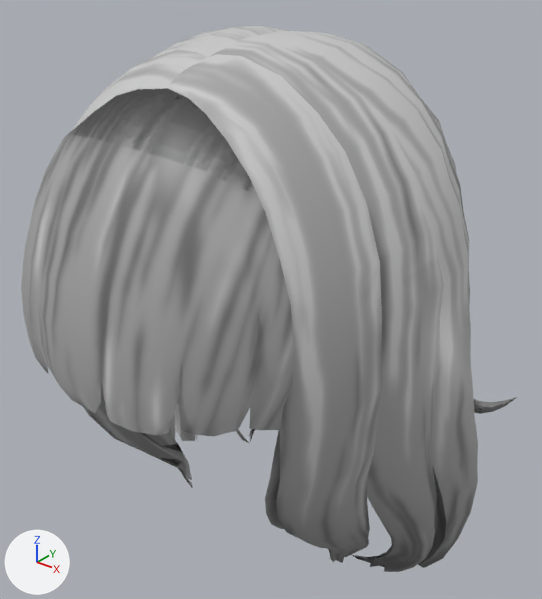
One commit to the glTF model public/models/hair_bob01.glb: the scene before it, then after it.
Both versions are drawn from a 50 mm camera at (0.206, -0.254, 0.182) aimed at (0.003, -0.001, 0.025). Arrows for +X, +Y and +Z are at lower left; the lights stay in place. The first picture is the older version. Vertices at exactly the same position are counted once.

The first picture shows 'hair_bob01'.
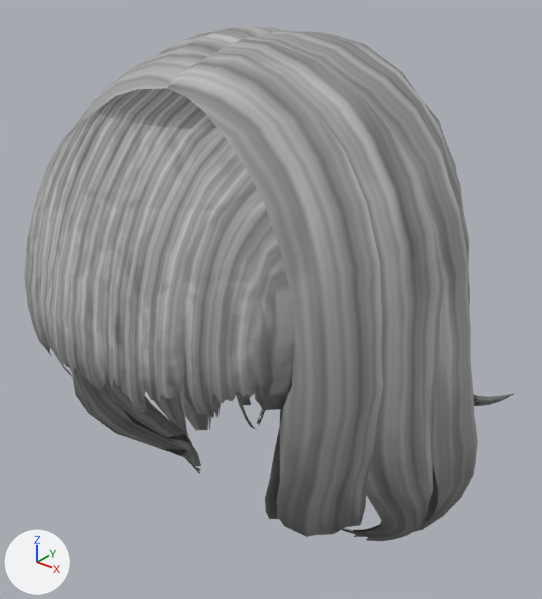
Where the change shows, as pixel boxes (x1, y1, x2, y2) in the pictures (542 x 599 px; the box of a moved part takes in the faces that stretch with it):
```json
{"object": "hair_bob01", "change": "surface changed, reshaped", "before": [21, 26, 517, 572], "after": [24, 26, 515, 541]}
{"part": 1, "of": "me_hair_bob01", "change": "moved or reshaped", "before": [84, 388, 517, 572], "after": [74, 373, 515, 541]}
{"part": 2, "of": "me_hair_bob01", "change": "moved or reshaped", "before": [21, 96, 312, 436], "after": [24, 86, 294, 416]}
{"part": 3, "of": "me_hair_bob01", "change": "surface changed", "before": [21, 26, 517, 572], "after": [24, 26, 515, 541]}
```

Edits to the scene script, one JSON object a line:
```json
{"op": "add", "block": "img_hair_bob01_tex", "code": ["img_hair_bob01_tex = load_image('hair_bob01_tex', '_unpacked/hair_bob01_tex', 1024, 1024, 'sRGB')"]}
{"block": "mat_hair_bob01_mat", "where": "n0 = _N.new('ShaderNodeBsdfPrincipled'); n0.name = 'Principled BSDF'"}
{"op": "set", "path": "n0.inputs[2].default_value", "old": "0.42", "new": "0.58", "note": "'Roughness'"}
{"block": "mat_hair_bob01_mat", "where": "n4 = _N.new('ShaderNodeTexImage'); n4.name = 'Image Texture'"}
{"op": "set", "path": "n4.image", "old": "img_image_0", "new": "img_hair_bob01_tex"}
{"block": "me_hair_bob01", "where": "# used by ob_hair_bob01; location = (0.0, 0.0, 0.0)"}
{"op": "remove", "block": "me_hair_bob01", "code": "me_hair_bob01.from_pydata(...)  # 5125 vertices, 10601 faces; spans x -0.116..0.107, y -0.117..0.097, z -0.108..0.148"}
{"op": "add", "block": "me_hair_bob01", "code": "me_hair_bob01.from_pydata(...)  # 5145 vertices, 10601 faces; spans x -0.11..0.104, y -0.115..0.097, z -0.094..0.148"}
{"block": "me_hair_bob01", "change": "me_hair_bob01 part 1: 1994 vertices moved from x -0.116..0.107, y -0.068..0.097, z -0.108..-0.031 to x -0.11..0.104, y -0.068..0.097, z -0.094..-0.03; 29 vertices removed from x -0.021..0.072, y 0.075..0.095, z -0.076..-0.031; 29 vertices added at x -0.02..0.071, y 0.075..0.096, z -0.068..-0.03"}
{"block": "me_hair_bob01", "change": "me_hair_bob01 part 2: 288 vertices moved from x -0.061..0.064, y -0.117..-0.068, z 0.021..0.111 to x -0.061..0.064, y -0.115..-0.068, z 0.029..0.111; 55 vertices removed from x -0.065..0.07, y -0.09..-0.069, z 0.017..0.121; 75 vertices added at x -0.065..0.07, y -0.09..-0.065, z 0.025..0.128"}
{"block": "me_hair_bob01", "change": "me_hair_bob01 part 3: 9575 kept faces spanning x -0.11..0.104, y -0.115..0.097, z -0.094..0.148 get new texture (UV) coordinates"}
```
